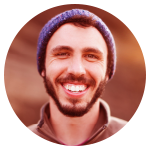
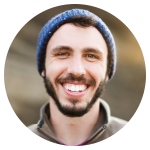
Two versions of the same layered image (150 x 150). Layer-by-layer changes:
hid "Layer 1", opacity 75% → 55% over (4, 4, 146, 146)
